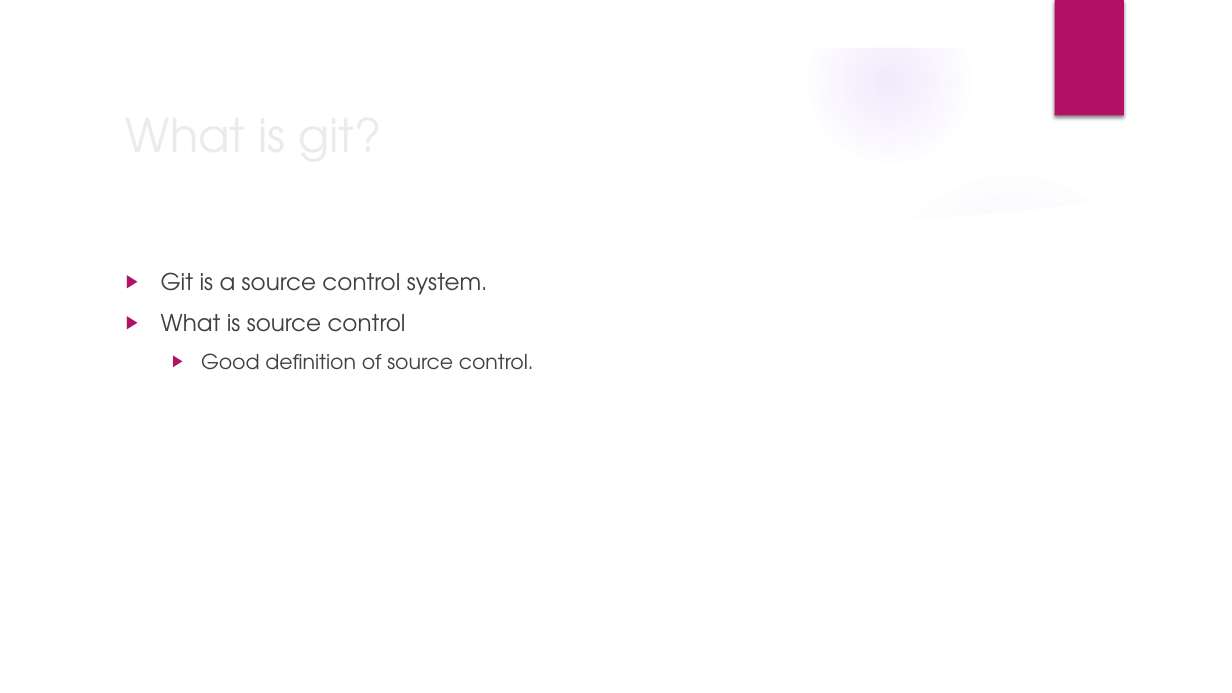
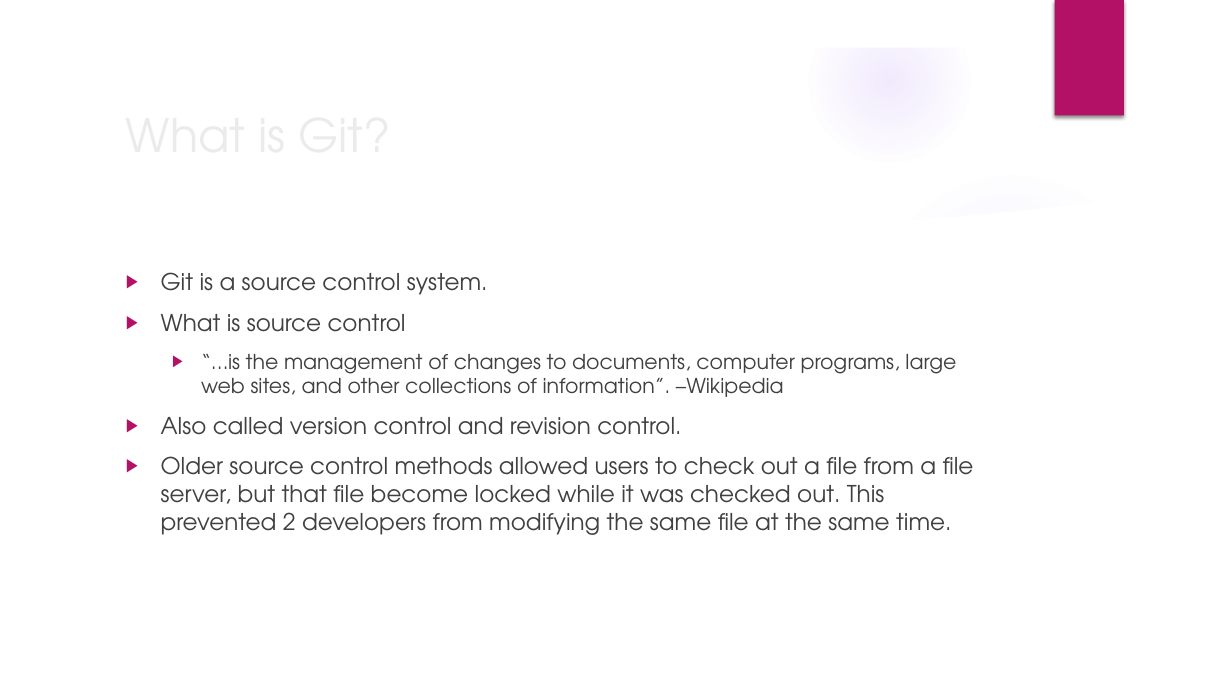
Before and after one commit to cdobos/git_session, a slide deck: slide 3 of Intro to git.pptx. Drawn at 1232x693 pixels with LibreOffice and Linux fonts; fonts in the diff are those of the drawing; background and template pictures are left out. Boxes give left, top, right and bottom in pixels: in the first picture for what was removed or moved away, otherwise in the second. Text is boxed around its words. In the diff, an @@ line names an element or a change of style, - is before the commit and + after.

```diff
--- a/Intro to git.pptx
+++ b/Intro to git.pptx
@@ title at (x1=116, y1=98, x2=1002, y2=169): text changed @@
-What is git?
+What is Git?
@@ text at (x1=161, y1=354, x2=974, y2=535): text changed; size 16 to 18 pt @@
-  ▶ Good definition of source control.
+  ▶ “…is the management of changes to documents, computer programs, large web sites, and other collections of information”. –Wikipedia
+▶ Also called version control and revision control.
+▶ Older source control methods allowed users to check out a file from a file server, but that file become locked while it was checked out. This prevented 2 developers from modifying the same file at the same time.
```
Also in this commit, not shown: 2 other slides changed.
